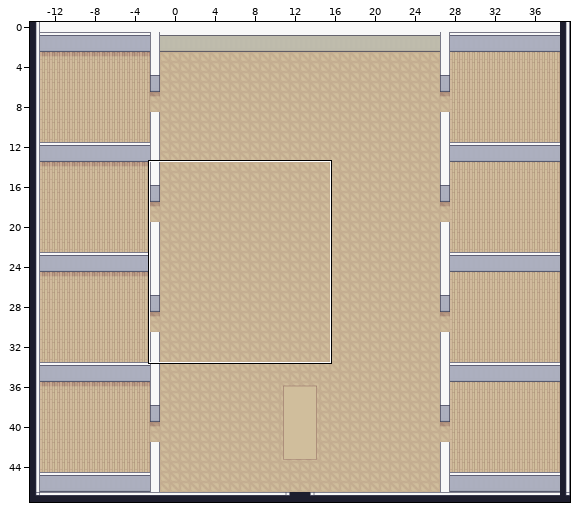
An edit to a level. Tiled map (JSON), office.tmj. Above, an overview of the earlier version with the close-up marked.
Close-up. Before the commit:
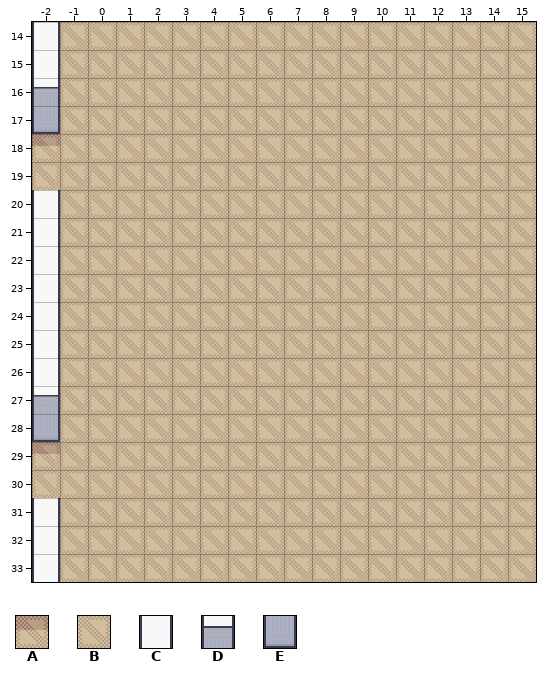
Cells are 32x32 px. Shown: x -2..15, y 14..33. The commit also changed other parts of the map, which this record leaves out. The old version is drawn lined up with the new one.
Key: from "modern_walls_and_floors": A 1601, B 1641, C 2008, D 2048, E 2088.
_ is an empty cell, # one hidden under a higher layer.
Layers that did not change in this view are not listed.
Layer "floor" before, first column x -2:
14 #BBBBBBBBBBBBBBBBB
15 #BBBBBBBBBBBBBBBBB
16 #BBBBBBBBBBBBBBBBB
17 #BBBBBBBBBBBBBBBBB
18 ABBBBBBBBBBBBBBBBB
19 BBBBBBBBBBBBBBBBBB
20 #BBBBBBBBBBBBBBBBB
21 #BBBBBBBBBBBBBBBBB
22 #BBBBBBBBBBBBBBBBB
23 #BBBBBBBBBBBBBBBBB
24 #BBBBBBBBBBBBBBBBB
25 #BBBBBBBBBBBBBBBBB
26 #BBBBBBBBBBBBBBBBB
27 #BBBBBBBBBBBBBBBBB
28 #BBBBBBBBBBBBBBBBB
29 ABBBBBBBBBBBBBBBBB
30 BBBBBBBBBBBBBBBBBB
31 #BBBBBBBBBBBBBBBBB
32 #BBBBBBBBBBBBBBBBB
33 #BBBBBBBBBBBBBBBBB
Layer "walls/walls1" before, first column x -2:
14 C_________________
15 C_________________
16 D_________________
17 E_________________
18 __________________
19 __________________
20 C_________________
21 C_________________
22 C_________________
23 C_________________
24 C_________________
25 C_________________
26 C_________________
27 D_________________
28 E_________________
29 __________________
30 __________________
31 C_________________
32 C_________________
33 C_________________
Now the later version:
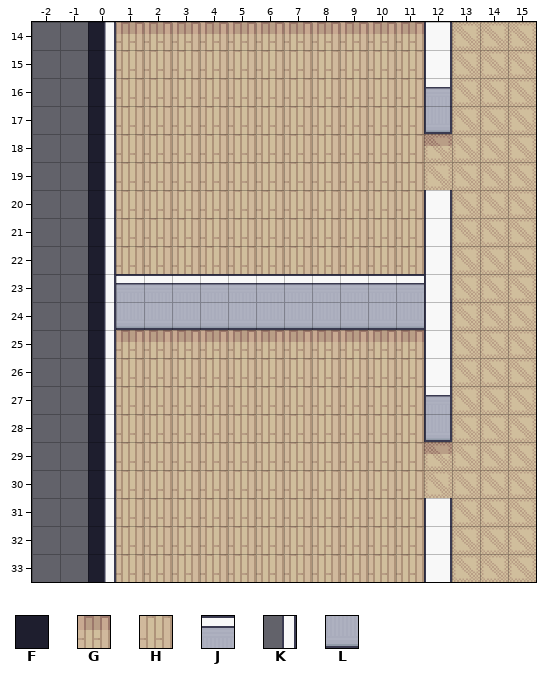
Further tiles: from "modern_walls_and_floors": F 1, G 1361, H 1401, J 1801, K 1840, L 1841.
The edit:
Changed rows in their new state; . is an unchanged cell.
map size 54x48 -> 40x48 cells (old content now starts at -14,0; both pictures use the new coordinates)
Layer "collisions":
first column x -2:
14 _
15 _
16 _
17 _
20 _
21 _
22 _
23 _
24 _
25 _
26 _
27 _
28 _
31 _
32 _
33 _
Layer "floor":
first column x -2:
14 __FGGGGGGGGGGG.
15 __FHHHHHHHHHHH.
16 __FHHHHHHHHHHH.
17 __FHHHHHHHHHHH.
18 __FHHHHHHHHHHHA
19 __FHHHHHHHHHHH.
20 __FHHHHHHHHHHH.
21 __FHHHHHHHHHHH.
22 __FHHHHHHHHHHH.
23 __F###########.
24 __F###########.
25 __FGGGGGGGGGGG.
26 __FHHHHHHHHHHH.
27 __FHHHHHHHHHHH.
28 __FHHHHHHHHHHH.
29 __FHHHHHHHHHHHA
30 __FHHHHHHHHHHH.
31 __FHHHHHHHHHHH.
32 __FHHHHHHHHHHH.
33 __FHHHHHHHHHHH.
Layer "walls/walls1":
first column x -2:
14 _.K...........C
15 _.K...........C
16 _.K...........D
17 _.K...........E
18 ..K............
19 ..K............
20 _.K...........C
21 _.K...........C
22 _.K...........C
23 _.KJJJJJJJJJJJC
24 _.KLLLLLLLLLLLC
25 _.K...........C
26 _.K...........C
27 _.K...........D
28 _.K...........E
29 ..K............
30 ..K............
31 _.K...........C
32 _.K...........C
33 _.K...........C
